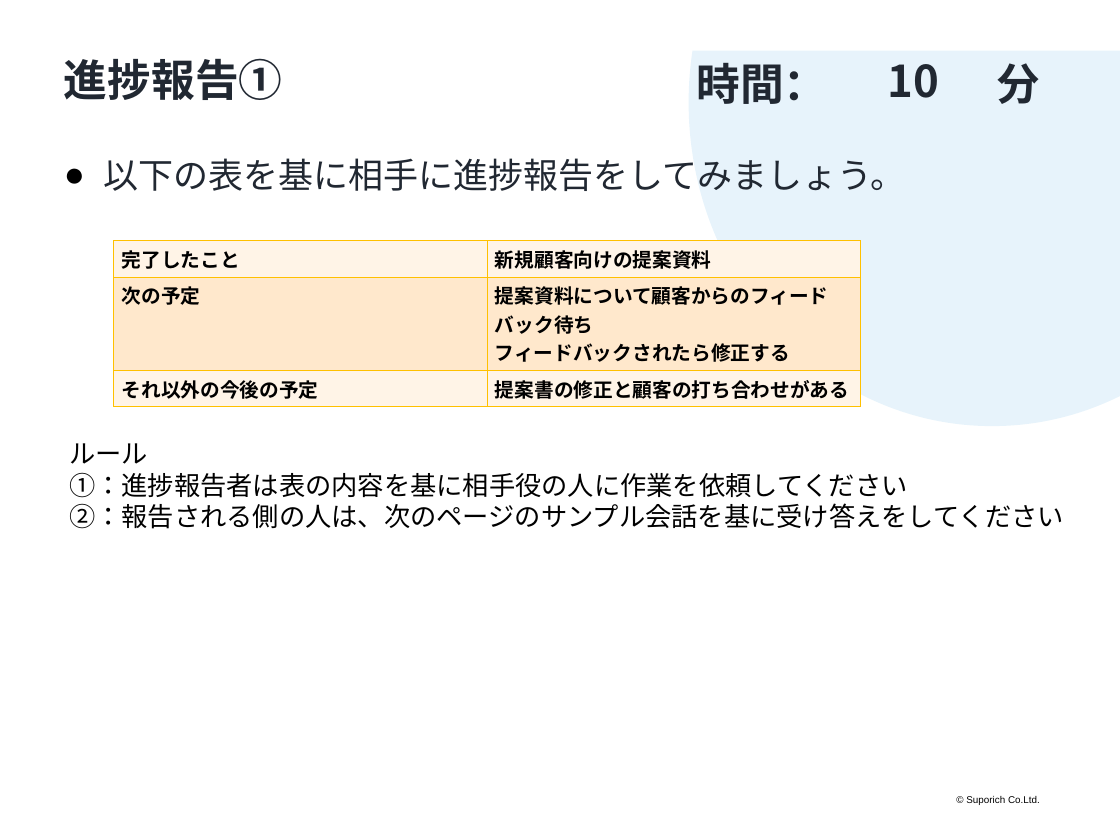
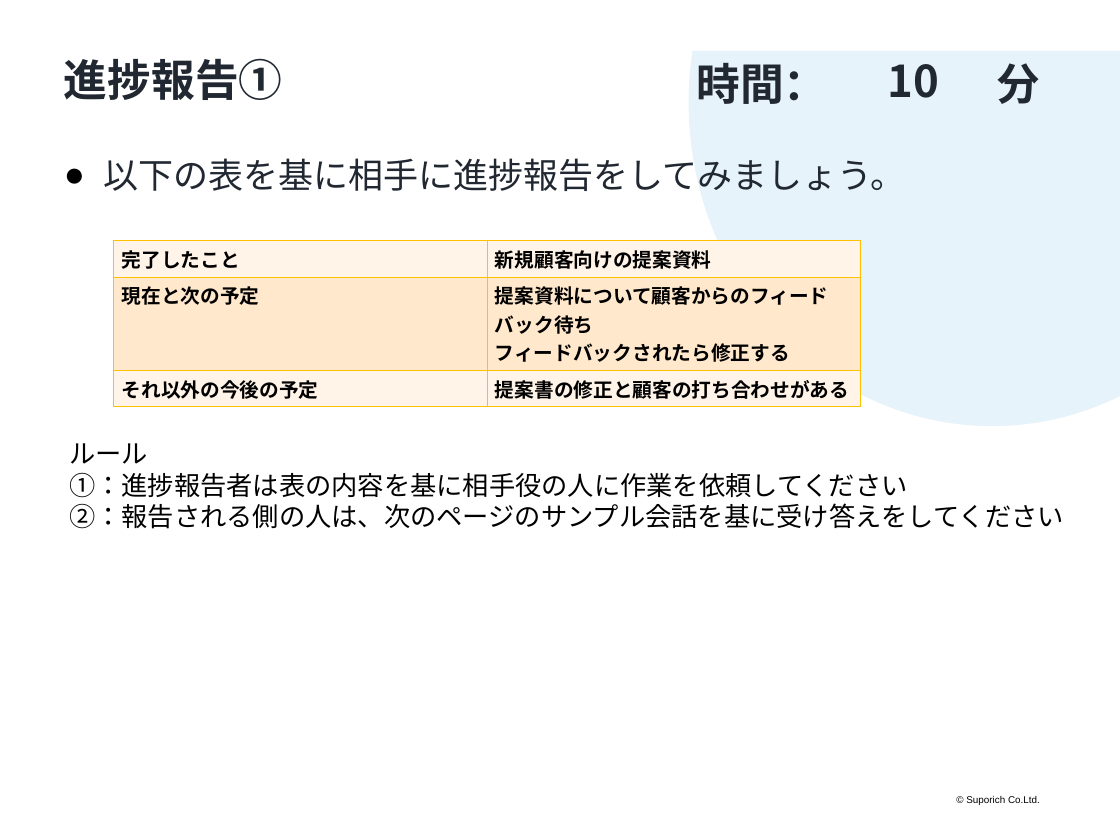
Before and after one commit to Suporich-Academy/Java-Textbook, a slide deck: slide 2 of textbooks/現場で使うIT日本語/3.進捗報告/講義資料/授業内演習問題/Unit3 Practice.pptx. Drawn at 1120x840 pixels with LibreOffice and Linux fonts; fonts in the diff are those of the drawing; background and template pictures are left out. Boxes give left, top, right and bottom in pixels: in the first picture for what was removed or moved away, otherwise in the second. Text is boxed around its words. In the diff, an @@ line names an element or a change of style, - is before the commit and + after.

```diff
--- a/textbooks/現場で使うIT日本語/3.進捗報告/講義資料/授業内演習問題/Unit3 Practice.pptx
+++ b/textbooks/現場で使うIT日本語/3.進捗報告/講義資料/授業内演習問題/Unit3 Practice.pptx
@@ table at box(113, 241, 860, 403) @@
-row 2, column 1: 次の予定
+row 2, column 1: 現在と次の予定
```
Also in this commit, not shown: 1 other slide changed, 18 other files.
